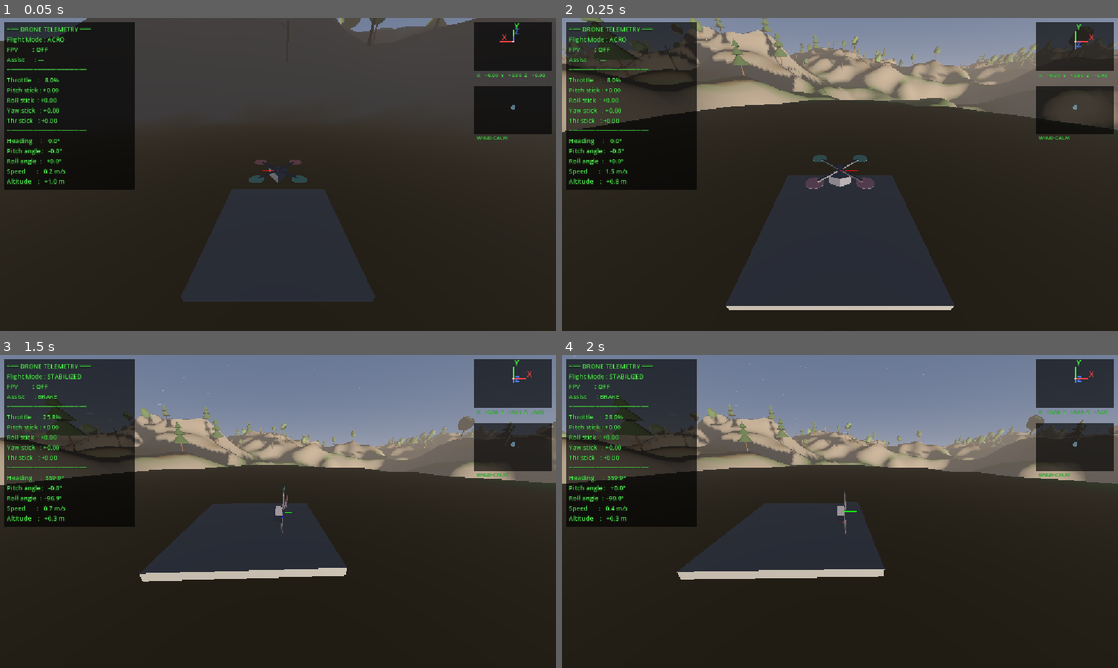
Above: before the commit, frames 1-4 (two rows, left to right).
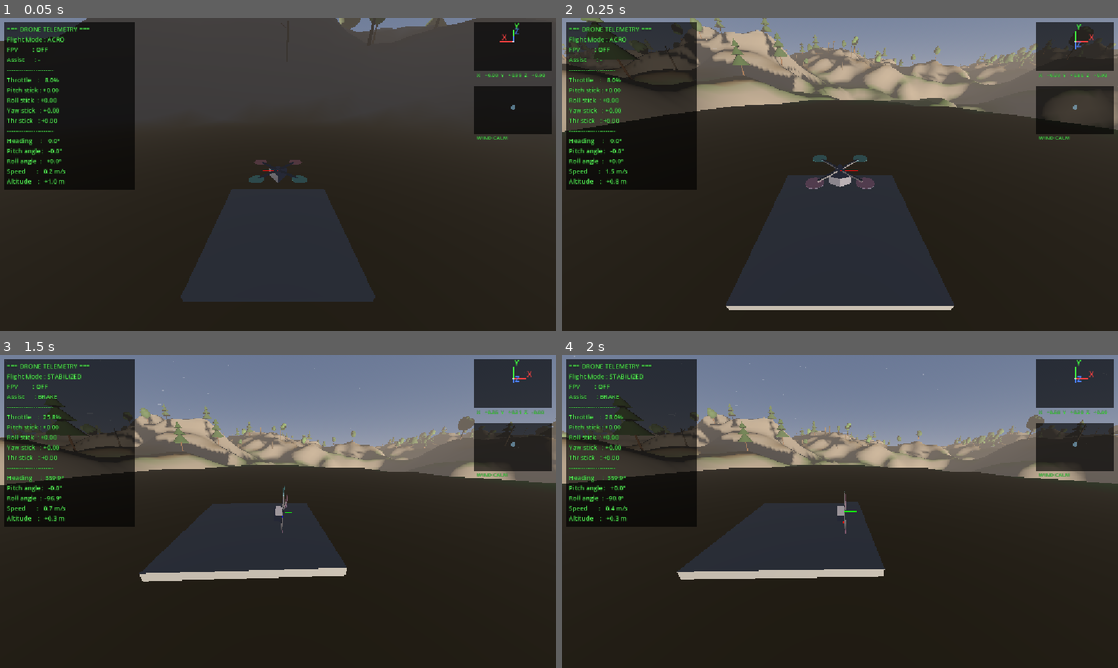
Above: after the commit, the same moments.

Repository: timbittner/dronesim
Game: Godot game, scene res://scenes/main.tscn
The game is run twice, just before and just after one commit, with the same random seed, the same clock (stepped at 60 frames per second) and the same inputs.
Inputs:
- Up to frame 1 (0.05 s): no input
- Up to frame 2 (0.25 s): no input
- Up to frame 3 (1.5 s): hold Right (roll_right) 0.53-1.28 s; hold Shift (altitude_hold) 0.53-1.28 s; hold Ctrl (brake_mode) from 1.28 s (still down); tap M (toggle_flight_mode) at 1.35 s
- Up to frame 4 (2 s): keep holding Ctrl (brake_mode)

The runs differ from the first frame. In frame 1, 0.3% of the frame differs, in the area x 1-17%, y 2-37%; in frame 2, 0.3%; in frame 3, 0.3%; in frame 4, 0.3%.

Commit message:
fix: HUD glyphs render as tofu boxes in the web export
Godot's web/wasm builds have no OS font fallback, only the single
bundled default font — which lacks the box-drawing (═ ─) and warning
(⚠) glyphs the HUD used. They rendered fine on desktop only because the
OS supplied a fallback font there. Swapped for plain ASCII (= - !),
which every font has, and deleted _try_load_monospace_font: it
referenced font files that were never added to assets/fonts/, so it
was always a silent no-op masking the real gap.

Also documents the DualSense-not-detected-in-browser report as a known
platform limitation (confirmed via hardwaretester.com failing
identically outside Godot — not something this project can fix) rather
than a bug.

Visually verified in the exported web build via a local static server.

Co-Authored-By: Claude Fable 5 <noreply@anthropic.com>

Diff:
--- a/scripts/ui/debug_hud.gd
+++ b/scripts/ui/debug_hud.gd
@@ -168,17 +168,17 @@
 	if t["brake_engaged"]:
 		assist += "BRAKE"
 	return (
-		"═══ DRONE TELEMETRY ═══\n"
+		"=== DRONE TELEMETRY ===\n"
 		+ "Flight Mode : %s\n" % t["flight_mode"].to_upper()
 		+ "FPV         : %s\n" % ("ON" if t["fpv_enabled"] else "OFF")
-		+ "Assist      : %s\n" % (assist if not assist.is_empty() else "—")
-		+ "─────────────────────\n"
+		+ "Assist      : %s\n" % (assist if not assist.is_empty() else "-")
+		+ "-----------------------\n"
 		+ "Throttle    : %5.1f%%\n" % t["throttle_pct"]
 		+ "Pitch stick : %+0.2f\n" % t["pitch_stick"]
 		+ "Roll stick  : %+0.2f\n" % t["roll_stick"]
 		+ "Yaw stick   : %+0.2f\n" % t["yaw_stick"]
 		+ "Thr stick   : %+0.2f\n" % t["throttle_stick"]
-		+ "─────────────────────\n"
+		+ "-----------------------\n"
 		+ "Heading     : %6.1f°\n" % t["heading_deg"]
 		+ "Pitch angle : %+6.1f°\n" % t["pitch_deg"]
 		+ "Roll angle  : %+6.1f°\n" % t["roll_deg"]
@@ -224,7 +224,6 @@
 
 	_label = Label.new()
 	_label.add_theme_font_size_override("font_size", 13)
-	_try_load_monospace_font(_label)
 	_label.set_anchors_preset(Control.PRESET_TOP_LEFT)
 	_label.offset_left = 14.0
 	_label.offset_top = 14.0
@@ -252,7 +251,6 @@
 
 	_coord_label = Label.new()
 	_coord_label.add_theme_font_size_override("font_size", 11)
-	_try_load_monospace_font(_coord_label)
 	_coord_label.set_anchors_preset(Control.PRESET_BOTTOM_LEFT)
 	_coord_label.offset_left = 6.0
 	_coord_label.offset_bottom = -6.0
@@ -278,7 +276,6 @@
 
 	_wind_label = Label.new()
 	_wind_label.add_theme_font_size_override("font_size", 11)
-	_try_load_monospace_font(_wind_label)
 	_wind_label.set_anchors_preset(Control.PRESET_BOTTOM_LEFT)
 	_wind_label.offset_left = 6.0
 	_wind_label.offset_bottom = -6.0
@@ -289,9 +286,8 @@
 	_wind_panel.add_child(_wind_label)
 
 	_signal_lost_label = Label.new()
-	_signal_lost_label.text = "⚠ SIGNAL LOST"
+	_signal_lost_label.text = "SIGNAL LOST"
 	_signal_lost_label.add_theme_font_size_override("font_size", 48)
-	_try_load_monospace_font(_signal_lost_label)
 	_signal_lost_label.add_theme_color_override("font_color", Color(1.0, 0.15, 0.1))
 	_signal_lost_label.add_theme_color_override("font_outline_color", Color(0, 0, 0))
 	_signal_lost_label.add_theme_constant_override("outline_size", 6)
@@ -404,14 +400,3 @@
 	for seg in segments:
 		_wind_canvas.draw_line(seg[0], seg[1], color, 6.0, false)
 	_wind_canvas.draw_circle(tip, 3.0, color)
-
-
-func _try_load_monospace_font(label: Label) -> void:
-	for font_path in ["res://assets/fonts/mono.woff2", "res://assets/fonts/mono.ttf", "res://assets/fonts/monospace.ttf"]:
-		if not FileAccess.file_exists(font_path):
-			continue
-		var mono_font := FontFile.new()
-		mono_font.load_dynamic_font(font_path)
-		if not mono_font.data.is_empty():
-			label.add_theme_font_override("font", mono_font)
-			return
Not shown, added: .claude/launch.json
Not shown, changed: AGENTS.md
